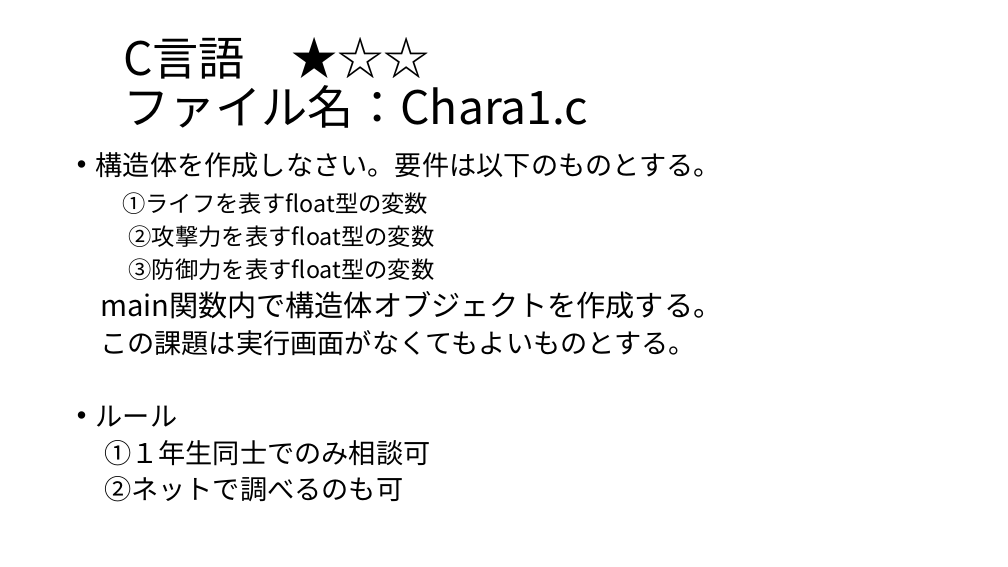
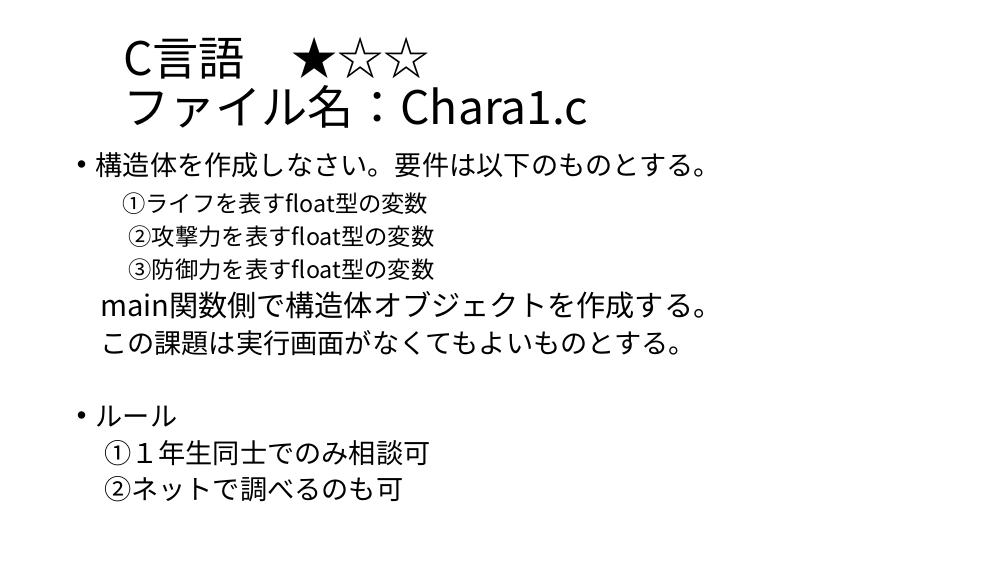
Before and after one commit to SallingProject/Subject, a slide deck: slide 5 of Master/No1.pptx (slide 6 before the commit). Drawn at 1008x567 pixels with LibreOffice and Linux fonts; fonts in the diff are those of the drawing. Boxes give left, top, right and bottom in pixels: in the first picture for what was removed or moved away, otherwise in the second. Text is boxed around its words. In the diff, an @@ line names an element or a change of style, - is before the commit and + after.

```diff
--- a/Master/No1.pptx
+++ b/Master/No1.pptx
@@ text at [100, 291, 722, 319]: text changed @@
-main関数内で構造体オブジェクトを作成する。
+main関数側で構造体オブジェクトを作成する。
```
Also in this commit, not shown: 2 other slides changed, 1 other file.
